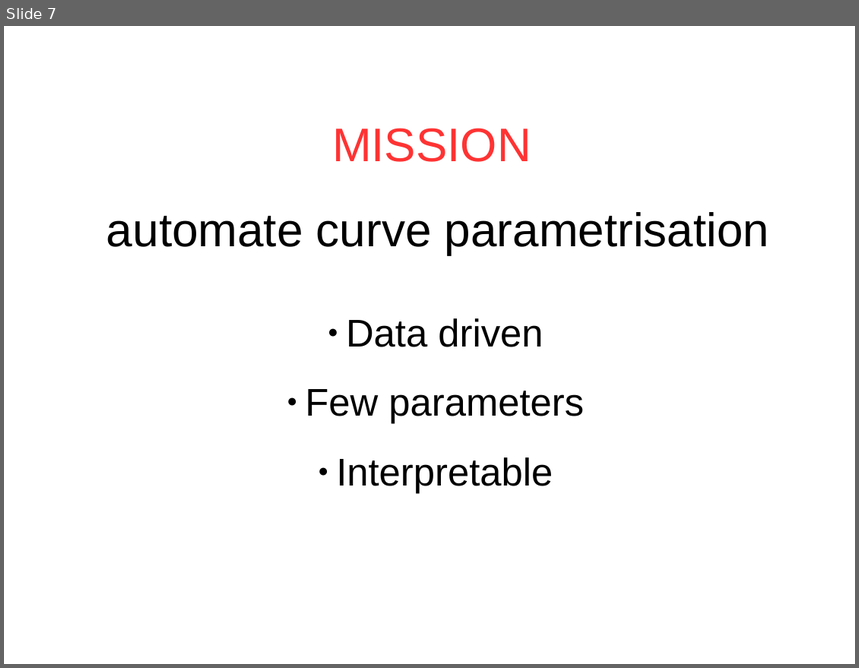
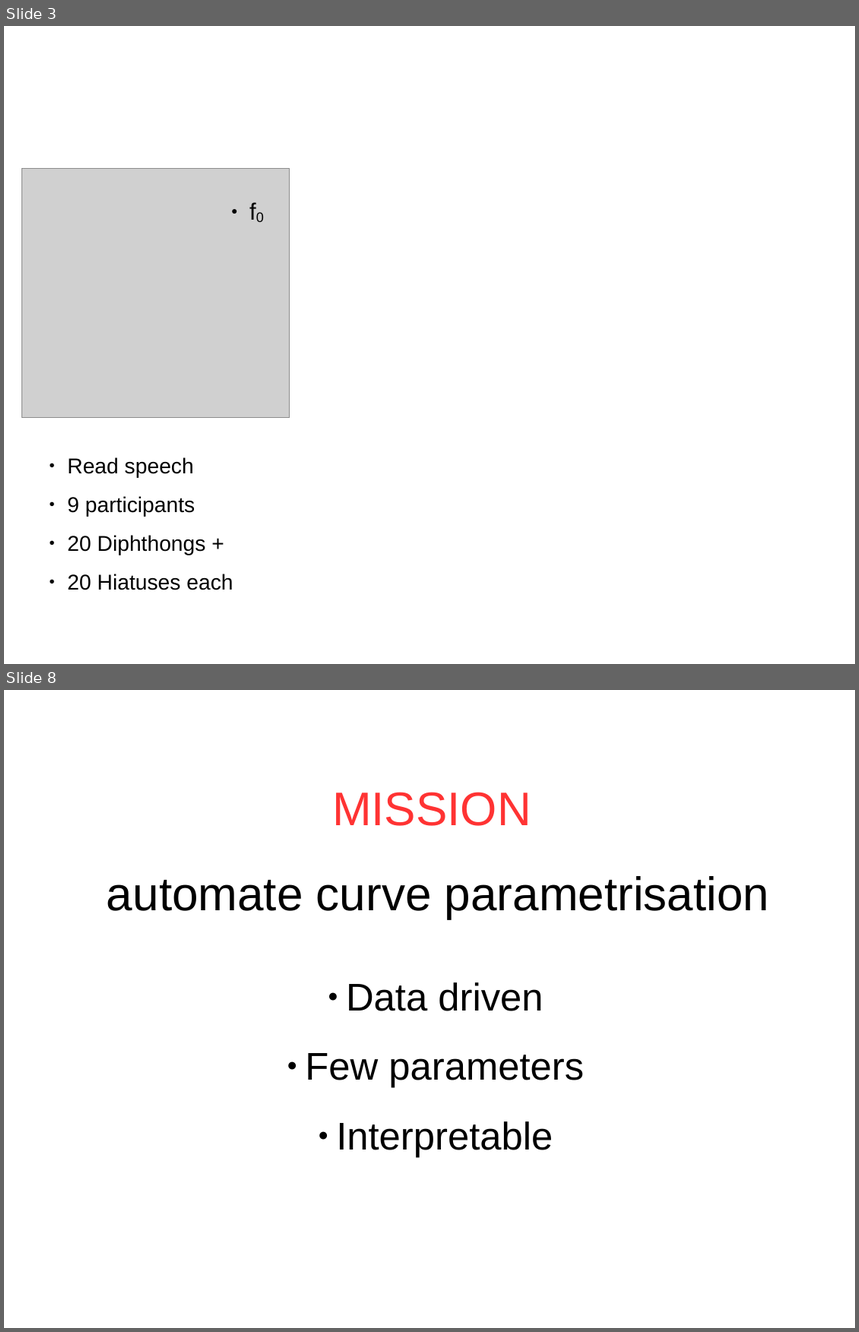
Before and after one commit to uasolo/FPCA-phonetics-workshop, a slide deck: presentations/FPCA-phonetics.odp. Shown one above the other, each under a label of ours: slide 7 before the commit, slides 3 and 8 after it; the slides between them are not shown. The pictures are 859x668 and 859x1332 pixels, drawn with LibreOffice and Linux fonts; fonts in the diff are those of the drawing; grey boxes stand for pictures. Boxes give left, top, right and bottom in pixels: in the first picture for what was removed or moved away, otherwise in the second. Text is boxed around its words. In the diff, an @@ line names an element or a change of style, - is before the commit and + after.

```diff
--- a/presentations/FPCA-phonetics.odp
+++ b/presentations/FPCA-phonetics.odp
@@ slide 3 added at (x1=4, y1=26, x2=855, y2=664), background #FFFFFF @@
@@ picture added at (x1=22, y1=169, x2=290, y2=418) @@
@@ text added at (x1=224, y1=179, x2=272, y2=226), 22 pt, text #000000 @@
+● f0
@@ text added at (x1=67, y1=458, x2=233, y2=591), 20 pt, text #000000 @@
+● Read speech
+● 9 participants
+● 20 Diphthongs +
+● 20 Hiatuses each
@@ what was slide 7 is now slide 8 @@
```
Also in this commit, not shown: 8 slides changed, 1 other slide added, 1 slide removed, 3 other files.
